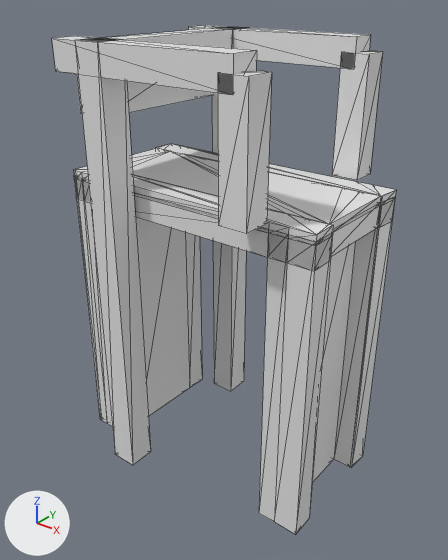
Before and after pictures for a commit that changed the glTF model models/zeewolde/zeewolde-fietsbrug-keersluis-de-spieghel/zeewolde-fietsbrug-keersluis-de-spieghel.glb.
Both versions are drawn from a 50 mm camera at (11.89, -15.03, 6.07) aimed at (0.04, -0.21, -3.11). Every picture has the same lights, and +X, +Y and +Z are marked at lower left. The older version comes first. Mesh edges are drawn as thin lines.

Names of what the first picture shows: 'building:balans', 'building:balans 2', 'building:contragewicht', 'building:hamei', 'building:hamei 2', 'building:hangstang', 'building:hangstang 2', 'building:portaal', 'road:dek', 'road:fietspad', 'road:landhoofd', 'road:landhoofd 2', 'road:voetpad', 'road:voetpad 2'.
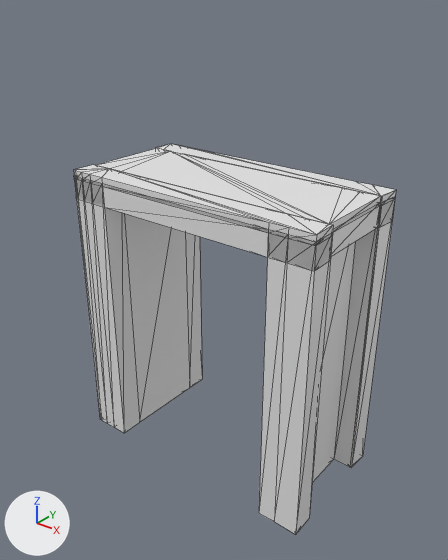
The change, as a list of edits to the scene's bpy script:
```text
Remove ob_building_hamei:
    ob_building_hamei = bpy.data.objects.new('building:hamei', me_hamei)
    ob_building_hamei.location = (0.0, 0.0, 0.0)
Remove ob_building_hamei_2:
    ob_building_hamei_2 = bpy.data.objects.new('building:hamei 2', me_hamei_2)
    ob_building_hamei_2.location = (0.0, 0.0, 0.0)
Remove ob_building_portaal:
    ob_building_portaal = bpy.data.objects.new('building:portaal', me_portaal)
    ob_building_portaal.location = (0.0, 0.0, 0.0)
Remove ob_building_balans:
    ob_building_balans = bpy.data.objects.new('building:balans', me_balans)
    ob_building_balans.location = (0.0, 0.0, 0.0)
Remove ob_building_hangstang:
    ob_building_hangstang = bpy.data.objects.new('building:hangstang', me_hangstang)
    ob_building_hangstang.location = (0.0, 0.0, 0.0)
Remove ob_building_balans_2:
    ob_building_balans_2 = bpy.data.objects.new('building:balans 2', me_balans_2)
    ob_building_balans_2.location = (0.0, 0.0, 0.0)
Remove ob_building_hangstang_2:
    ob_building_hangstang_2 = bpy.data.objects.new('building:hangstang 2', me_hangstang_2)
    ob_building_hangstang_2.location = (0.0, 0.0, 0.0)
Remove ob_building_contragewicht:
    ob_building_contragewicht = bpy.data.objects.new('building:contragewicht', me_contragewicht)
    ob_building_contragewicht.location = (0.0, 0.0, 0.0)
```

Boxes [x1, y1, x2, y2] around the edits, measured in the pictures (448 x 560 px):
'building:hamei 2', deleted
    before: [75, 38, 151, 465]
'building:hangstang 2', deleted
    before: [218, 70, 272, 234]
'building:balans 2', deleted
    before: [52, 36, 257, 95]
'building:hamei', deleted
    before: [212, 27, 246, 391]
'building:hangstang', deleted
    before: [332, 51, 383, 180]
'building:balans', deleted
    before: [189, 26, 371, 69]
'building:contragewicht', deleted
    before: [77, 74, 213, 113]
'building:portaal', deleted
    before: [94, 28, 237, 48]
